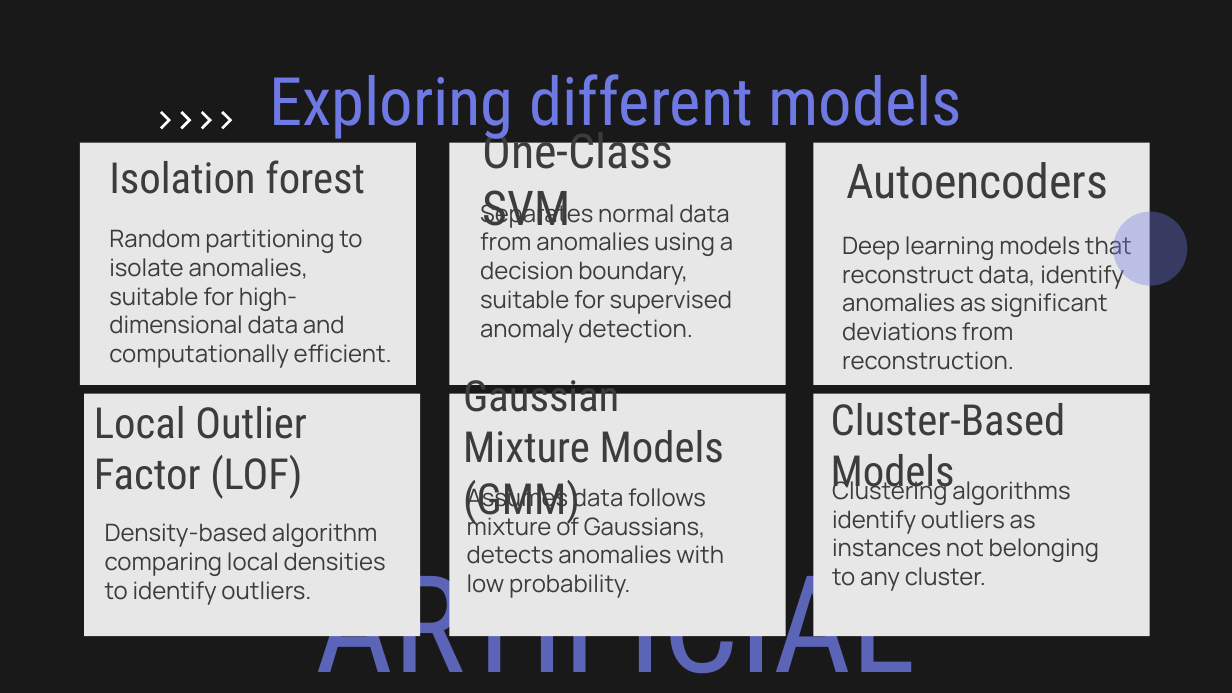
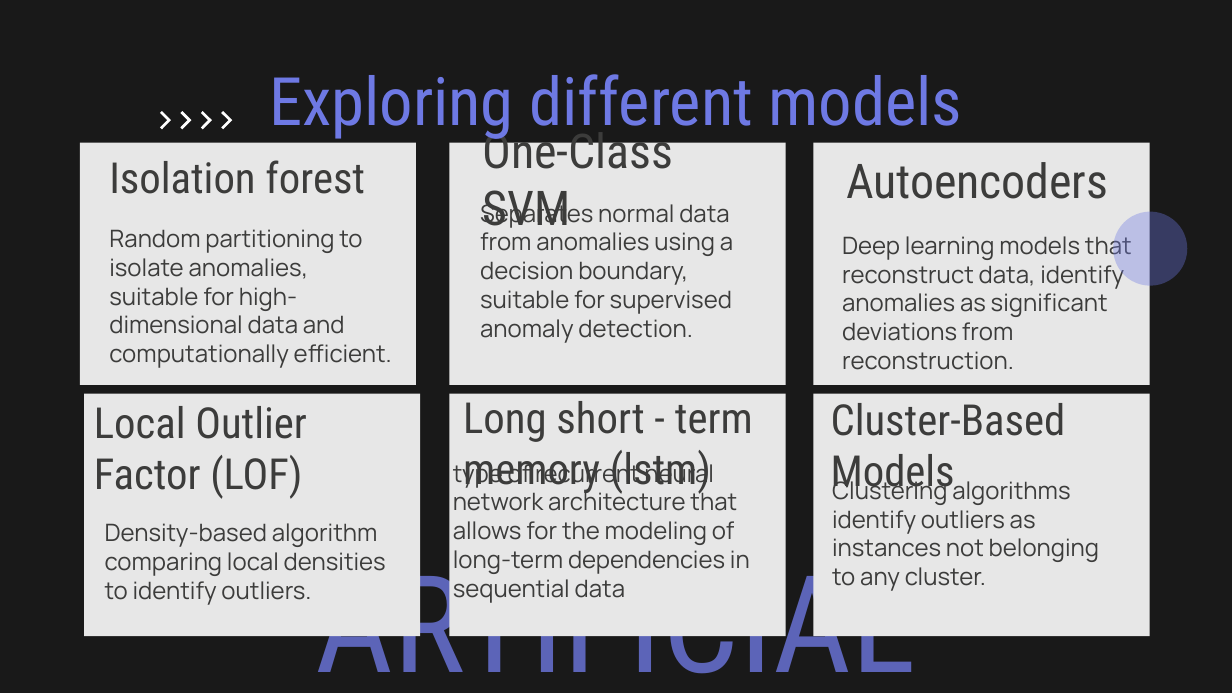
Before and after one commit to Pranav-github02/Byte_Busters, a slide deck: slide 12 of Presentation.pptx. Drawn at 1232x693 pixels with LibreOffice and Linux fonts; fonts in the diff are those of the drawing. Boxes give left, top, right and bottom in pixels: in the first picture for what was removed or moved away, otherwise in the second. Text is boxed around its words. In the diff, an @@ line names an element or a change of style, - is before the commit and + after.

```diff
--- a/Presentation.pptx
+++ b/Presentation.pptx
@@ title at [463,393,753,495]: text changed @@
-Gaussian Mixture Models (GMM)
+Long short - term memory (lstm)
@@ subtitle at [453,460,750,603]: text changed @@
-Assumes data follows mixture of Gaussians, detects anomalies with low probability.
+type of recurrent neural network architecture that allows for the modeling of long-term dependencies in sequential data
```
Also in this commit, not shown: 3 other slides changed, 1 slide added, 1 slide removed.
